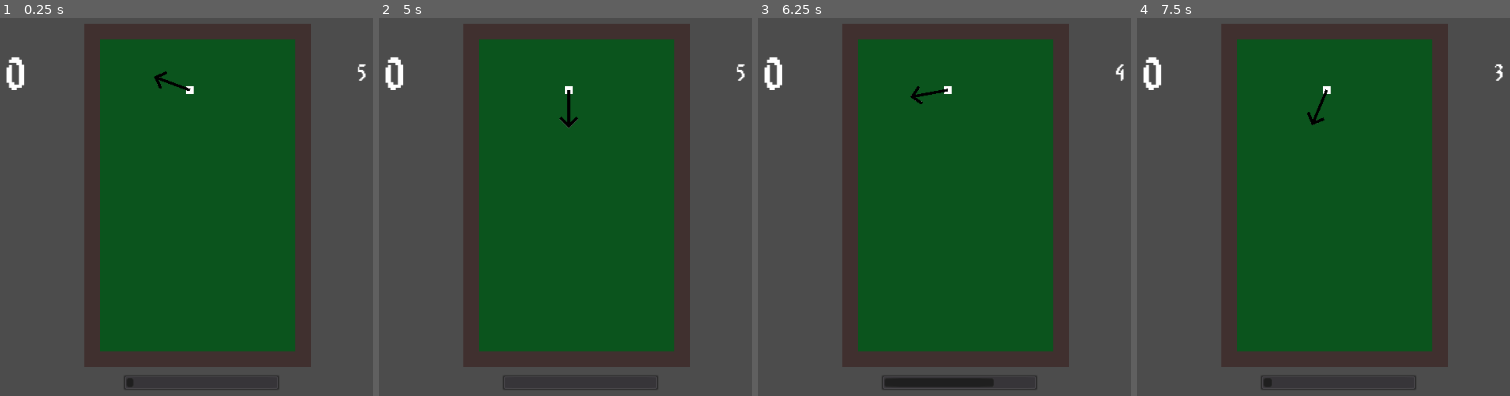
Above: before the commit, frames 1-4 (left to right).
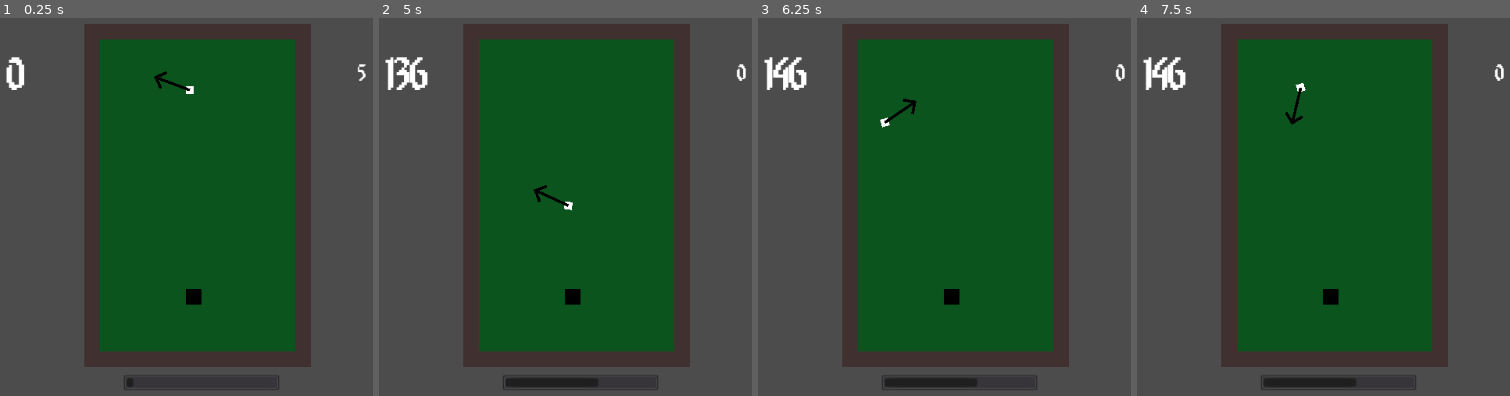
Above: after the commit, the same moments.

Repository: kenset/Par-One
Game: Godot game, scene res://PlayScene.tscn
Two runs of this game, one before a commit and one after it. Both use one fixed random seed, a clock stepped at 60 frames per second and the inputs below.
Inputs (mouse positions are in pixels of both pictures, inside the frame that each line leads up to):
- Up to frame 1 (0.25 s): no input
- Up to frame 2 (5 s): tap Enter at 0.5 s; move the mouse to (outside the picture) at 0.52 s; move the mouse to (509, 233) at 1.27 s; hold A 1.28-2.03 s; tap Space at 2 s; move the mouse to (748, 108) at 2.02 s; move the mouse to (628, 305) at 2.77 s; move the mouse to (outside the picture) at 3.52 s; hold A from 3.53 s (still down); move the mouse to (427, 138) at 4.27 s
- Up to frame 3 (6.25 s): move the mouse to (1086, 210) at 5.02 s; move the mouse to (925, 93) at 5.77 s; release A at 5.78 s
- Up to frame 4 (7.5 s): move the mouse to (outside the picture) at 6.52 s; move the mouse to (1267, 233) at 7.27 s

The runs differ from the first frame. In frame 1, 0.2% of the frame differs, in the area x 49-55%, y 71-76%; in frame 2, 1.7%, in the area x 1-99%, y 10-98%; in frame 3, 1.3%; in frame 4, 1.7%.

Commit message:
Adds points to high score based off of distance from ball to hole

Diff:
--- a/GolfBall.gd
+++ b/GolfBall.gd
@@ -1,6 +1,7 @@
 extends RigidBody2D
 
 export var POWER_MULTIPLIER = 5
+export var WALL_POINTS = 10
 
 signal golf_ball_hit
 signal score_points
@@ -24,4 +25,4 @@
 	self.apply_central_impulse((get_global_mouse_position() - self.position).normalized() * (power_level * POWER_MULTIPLIER))
 
 func _on_body_entered(body):
-	emit_signal("score_points", 10)
+	emit_signal("score_points", WALL_POINTS)
--- /dev/null
+++ b/Hole.tscn
@@ -0,0 +1,17 @@
+[gd_scene load_steps=2 format=2]
+
+[sub_resource type="RectangleShape2D" id=1]
+
+[node name="Hole" type="Node2D"]
+
+[node name="ColorRect" type="ColorRect" parent="."]
+margin_right = 20.0
+margin_bottom = 20.0
+color = Color( 0, 0, 0, 1 )
+
+[node name="Area2D" type="Area2D" parent="."]
+collision_layer = 4
+
+[node name="CollisionShape2D" type="CollisionShape2D" parent="Area2D"]
+position = Vector2( 10, 10 )
+shape = SubResource( 1 )
--- a/PlayScene.gd
+++ b/PlayScene.gd
@@ -16,7 +16,10 @@
 
 func _on_timeout():
 	calculate_score()
-	get_tree().reload_current_scene()
+#	get_tree().reload_current_scene()
 
 func calculate_score():
-	emit_signal("score_points", 100)
+	var golfBallPosition = $GolfBall/CollisionShape2D.get_global_transform().get_origin()
+	var holePosition = $Hole.get_global_transform().get_origin()
+	var distance = golfBallPosition.distance_to(holePosition)
+	emit_signal("score_points", floor(distance))
--- a/PlayScene.tscn
+++ b/PlayScene.tscn
@@ -6,6 +6,7 @@
 [ext_resource path="res://PowerMeter.tscn" type="PackedScene" id=4]
 [ext_resource path="res://Timer.tscn" type="PackedScene" id=5]
 [ext_resource path="res://HighScore.tscn" type="PackedScene" id=6]
+[ext_resource path="res://Hole.tscn" type="PackedScene" id=7]
 
 [node name="PlayScene" type="Node2D"]
 script = ExtResource( 1 )
@@ -24,3 +25,6 @@
 
 [node name="HighScore" parent="." instance=ExtResource( 6 )]
 position = Vector2( 150, 100 )
+
+[node name="Hole" parent="." instance=ExtResource( 7 )]
+position = Vector2( 380, 400 )
Not shown: 1 places in PlayScene.tscn that only renumber resources
